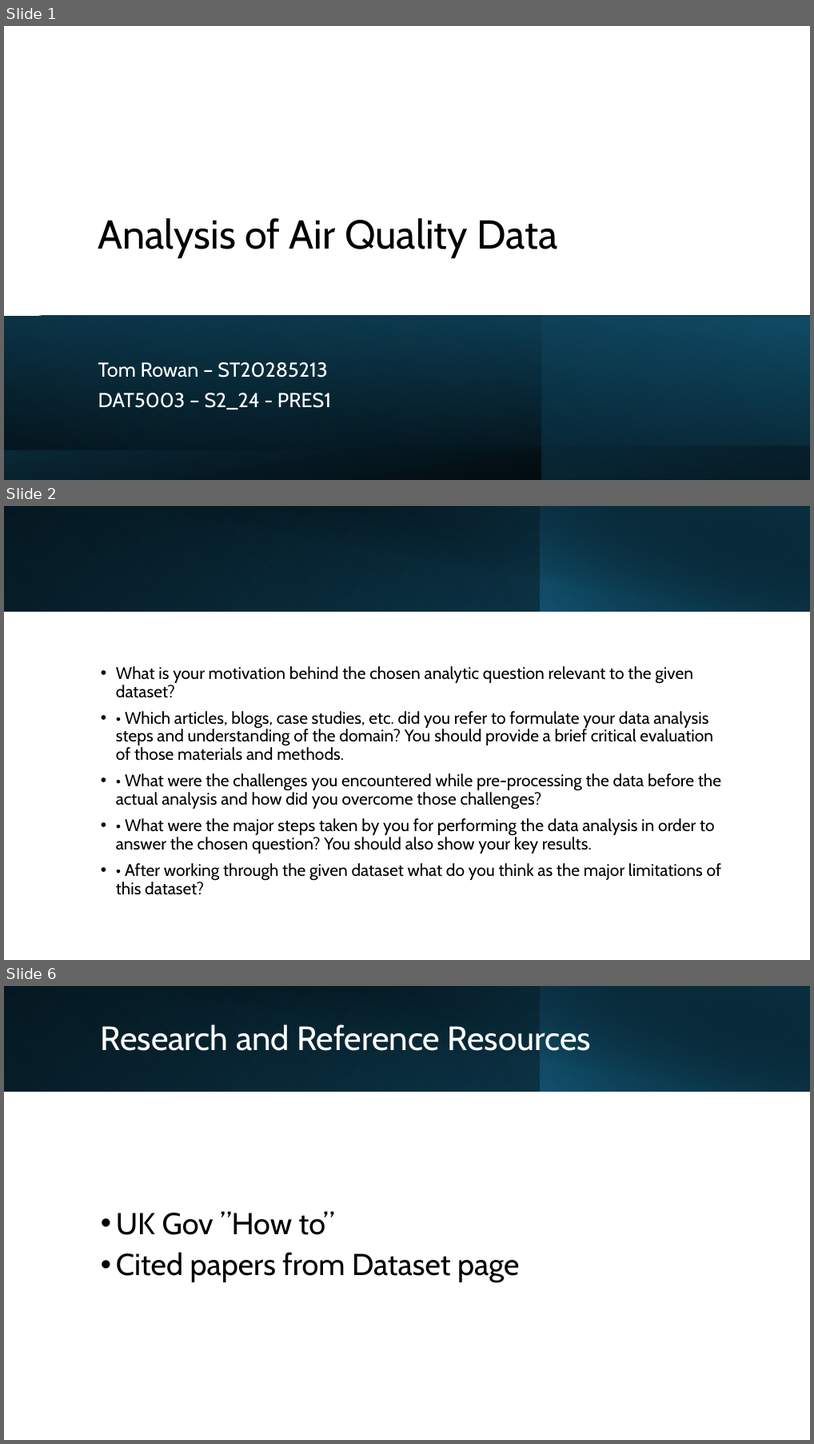
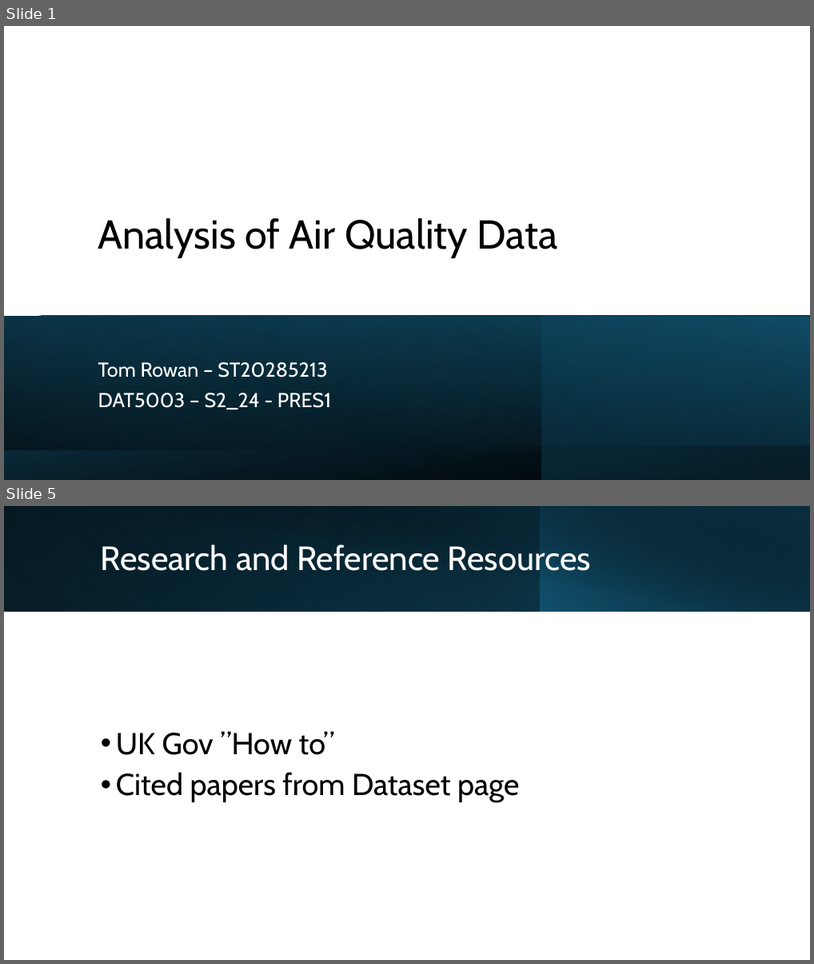
Before and after one commit to daemonchild/cardiffmet-dat5003-applied-datascience, a slide deck: DAT5003-S2_24-AirQuality-ST20285213-TomRowan_PRES1.pptx. Shown one above the other, each under a label of ours: slides 1, 2 and 6 before the commit, slides 1 and 5 after it; the slides between them are not shown. The pictures are 814x1444 and 814x964 pixels, drawn with LibreOffice and Linux fonts; fonts in the diff are those of the drawing. Boxes give left, top, right and bottom in pixels: in the first picture for what was removed or moved away, otherwise in the second. Text is boxed around its words. In the diff, an @@ line names an element or a change of style, - is before the commit and + after.

```diff
--- a/DAT5003-S2_24-AirQuality-ST20285213-TomRowan_PRES1.pptx
+++ b/DAT5003-S2_24-AirQuality-ST20285213-TomRowan_PRES1.pptx
@@ slide 2 removed at <box>4,506,810,960</box>, background #FFFFFF @@
@@ rectangle removed at <box>4,506,810,612</box> @@
@@ rectangle removed at <box>4,506,541,612</box> @@
@@ rectangle removed at <box>34,506,810,612</box> @@
@@ rectangle removed at <box>541,506,810,612</box> @@
@@ text removed at <box>116,666,722,895</box> @@
-• What is your motivation behind the chosen analytic question relevant to the given dataset?
-• • Which articles, blogs, case studies, etc. did you refer to formulate your data analysis steps and understanding of the domain? You should provide a brief critical evaluation of those materials and methods.
-• • What were the challenges you encountered while pre-processing the data before the actual analysis and how did you overcome those challenges?
-• • What were the major steps taken by you for performing the data analysis in order to answer the chosen question? You should also show your key results.
-• • After working through the given dataset what do you think as the major limitations of this dataset?
@@ what was slide 6 is now slide 5 @@
```
Also in this commit, not shown: 1 slide changed, 2 other files.
